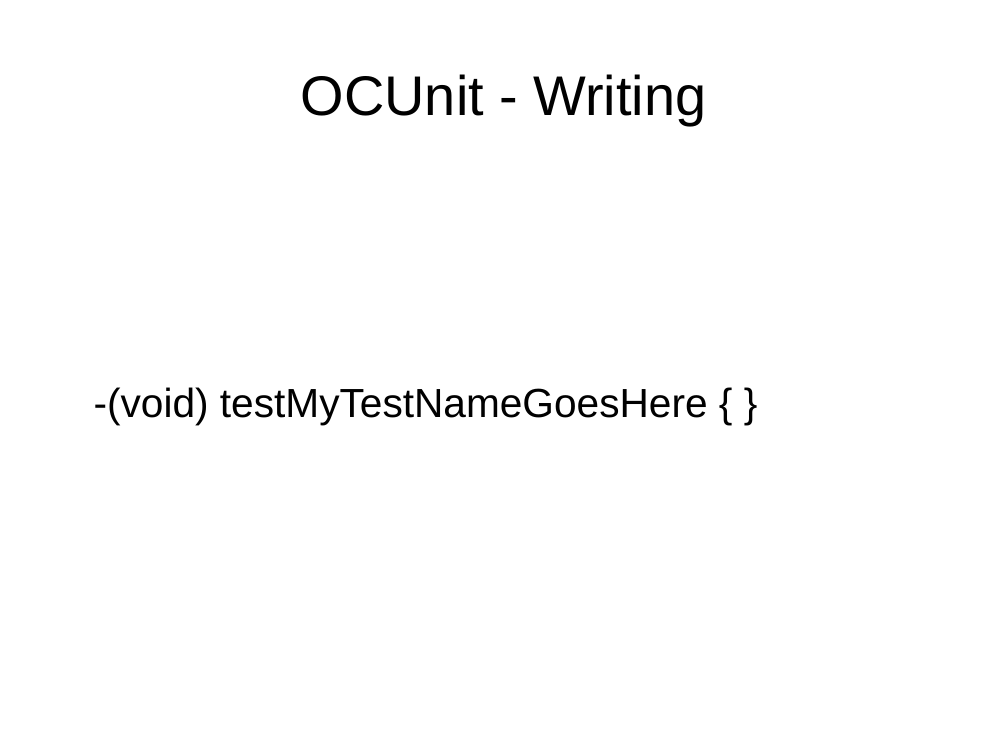
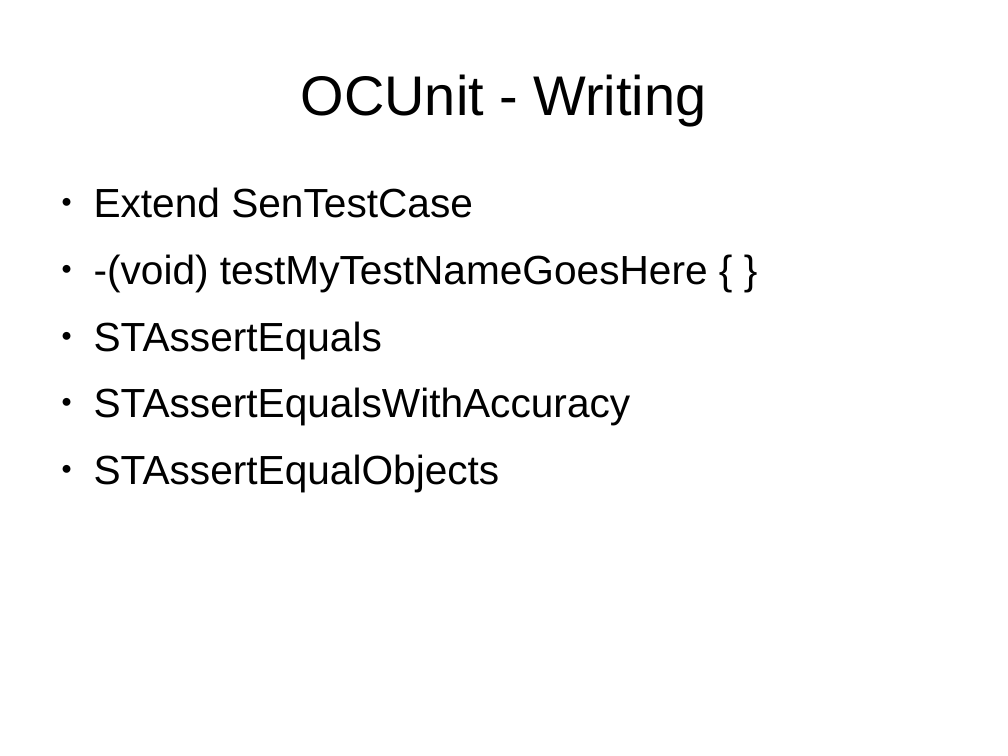
Before and after one commit to StlMobileDev/iPhone-Testing, a slide deck: slide 11 of Testing-Testing-iOS.odp. Drawn at 1008x756 pixels with LibreOffice and Linux fonts; fonts in the diff are those of the drawing. Boxes give left, top, right and bottom in pixels: in the first picture for what was removed or moved away, otherwise in the second. Text is boxed around its words. In the diff, an @@ line names an element or a change of style, - is before the commit and + after.

```diff
--- a/Testing-Testing-iOS.odp
+++ b/Testing-Testing-iOS.odp
@@ text at <box>94,187,473,218</box>: paragraph added @@
+● Extend SenTestCase
@@ text at <box>94,254,708,292</box>: bullet none to ● @@
@@ text at <box>94,321,631,492</box>: paragraphs added @@
+● STAssertEquals
+● STAssertEqualsWithAccuracy
+● STAssertEqualObjects
```
Also in this commit, not shown: 4 other slides changed, 9 slides added, 1 other file.
